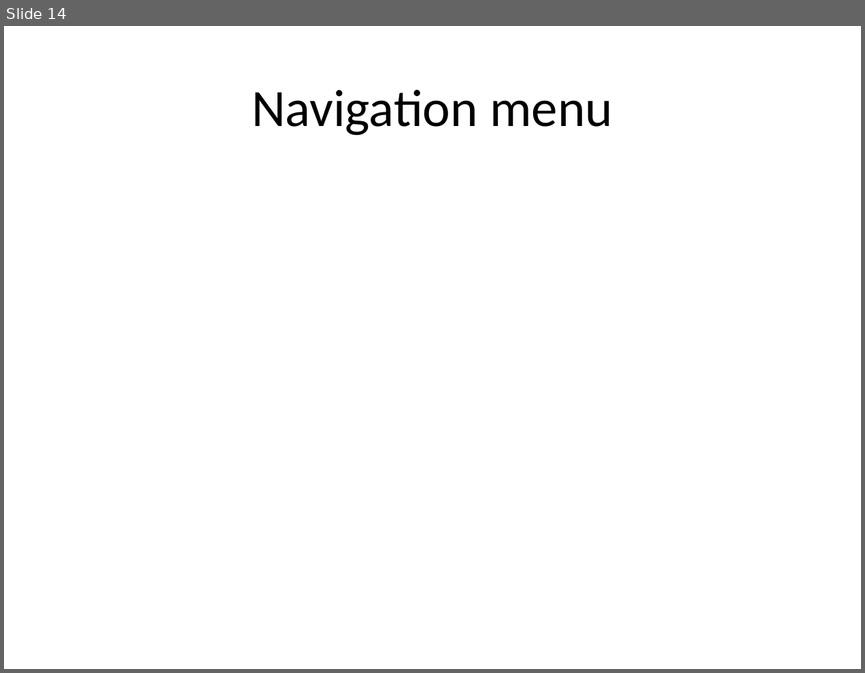
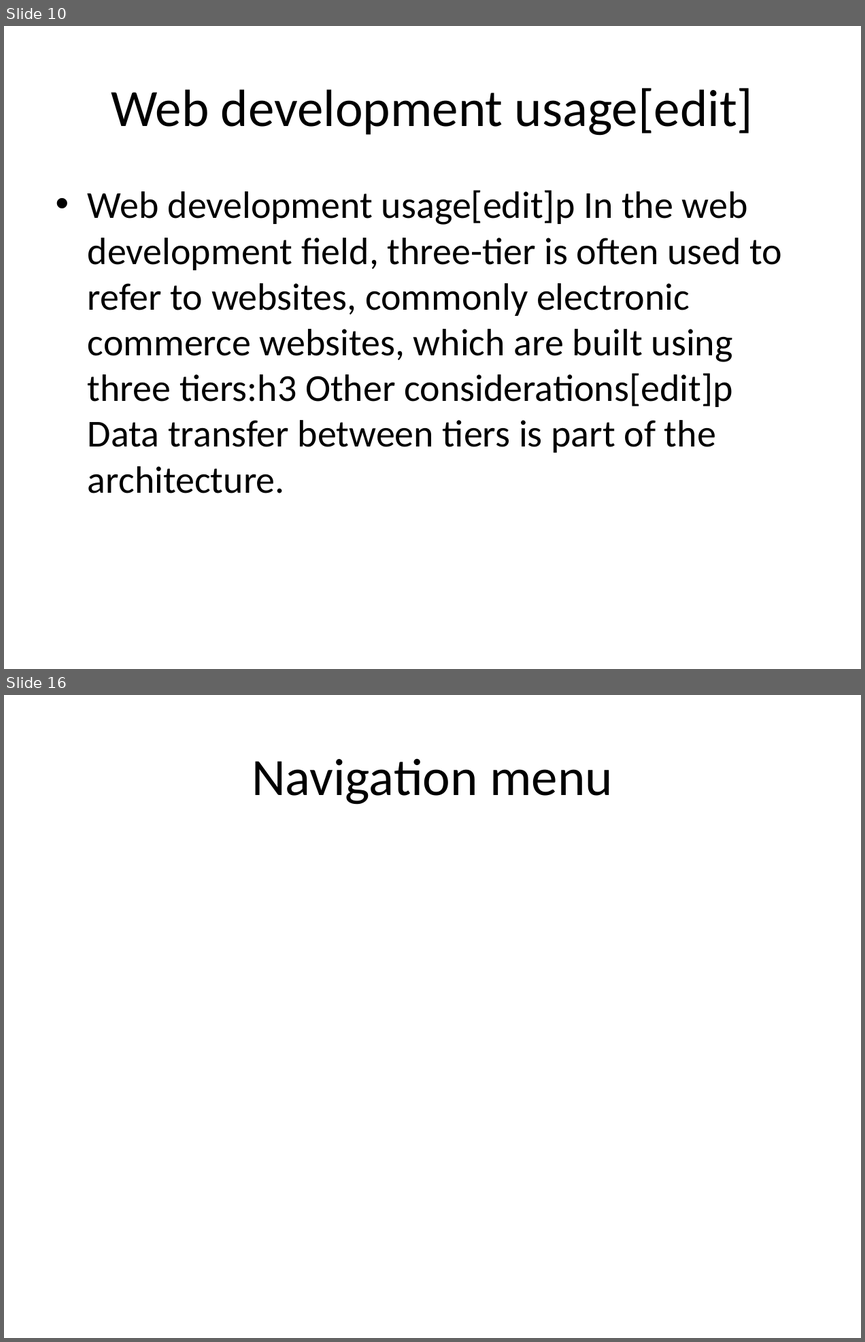
Before and after one commit to eppisai/Uplift---Smart-educational-Platform, a slide deck: AutoPPT-main/AutoPPT-main/something.pptx. Shown one above the other, each under a label of ours: slide 14 before the commit, slides 10 and 16 after it; the slides between them are not shown. The pictures are 865x673 and 865x1342 pixels, drawn with LibreOffice and Linux fonts; fonts in the diff are those of the drawing. Boxes give left, top, right and bottom in pixels: in the first picture for what was removed or moved away, otherwise in the second. Text is boxed around its words. In the diff, an @@ line names an element or a change of style, - is before the commit and + after.

```diff
--- a/AutoPPT-main/AutoPPT-main/something.pptx
+++ b/AutoPPT-main/AutoPPT-main/something.pptx
@@ slide 10 added at (4, 26, 861, 669), background #FFFFFF @@
@@ title added at (111, 88, 753, 135), 44 pt, text #000000 @@
+Web development usage[edit]
@@ text added at (88, 190, 783, 493), 32 pt, text #000000 @@
+• Web development usage[edit]p In the web development field, three-tier is often used to refer to websites, commonly electronic commerce websites, which are built using three tiers:h3 Other considerations[edit]p Data transfer between tiers is part of the architecture.
@@ what was slide 14 is now slide 16 @@
```
Also in this commit, not shown: 2 slides changed, 12 other slides added, 12 slides removed, 10 other files.
